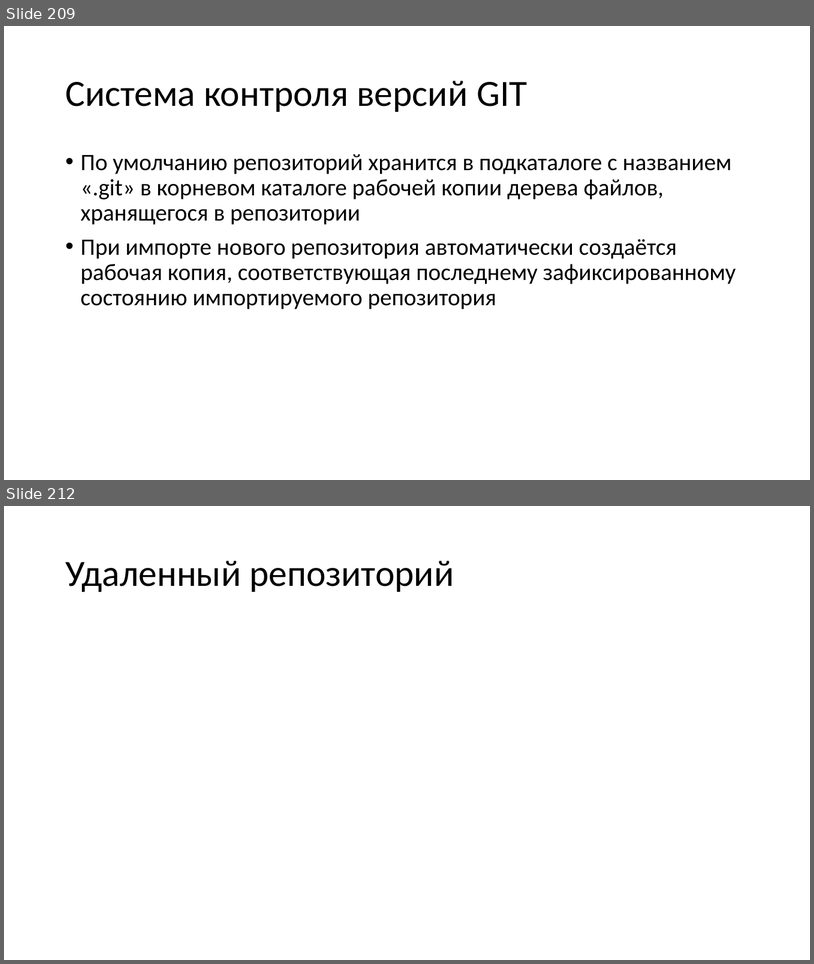
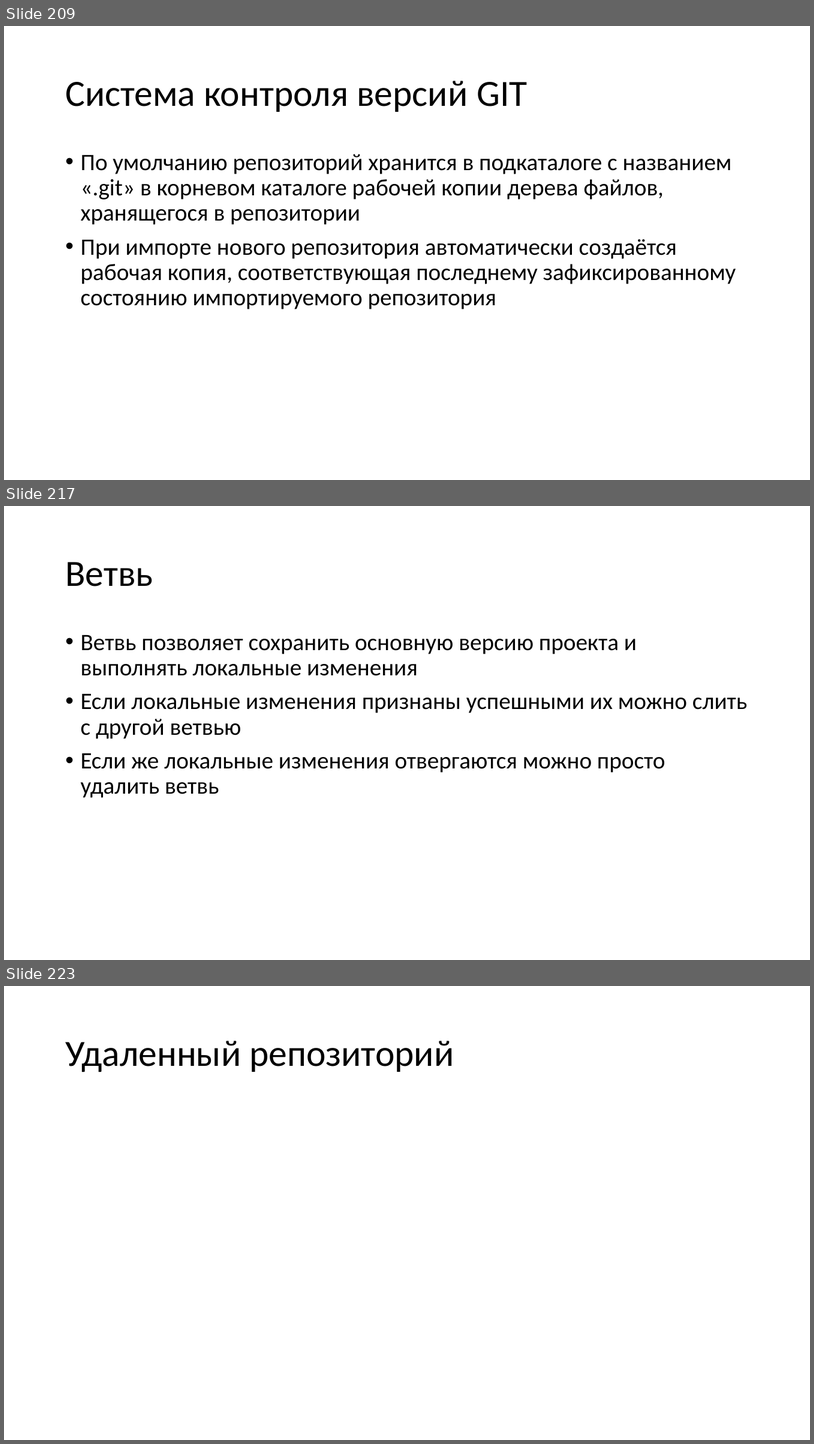
Before and after one commit to paveltsytovich/telegram-course, a slide deck: Presentation/Разработка ботов для телеграмм на Python.pptx. Shown one above the other, each under a label of ours: slides 209 and 212 before the commit, slides 209, 217 and 223 after it; the slides between them are not shown. The pictures are 814x964 and 814x1444 pixels, drawn with LibreOffice and Linux fonts; fonts in the diff are those of the drawing. Boxes give left, top, right and bottom in pixels: in the first picture for what was removed or moved away, otherwise in the second. Text is boxed around its words. In the diff, an @@ line names an element or a change of style, - is before the commit and + after.

```diff
--- a/Presentation/Разработка ботов для телеграмм на Python.pptx
+++ b/Presentation/Разработка ботов для телеграмм на Python.pptx
@@ slide 217 added at <box>4,506,810,960</box>, background #FFFFFF @@
@@ title added at <box>65,562,153,586</box>, 44 pt, text #000000 @@
+Ветвь
@@ text added at <box>81,635,747,798</box>, 28 pt, text #000000 @@
+• Ветвь позволяет сохранить основную версию проекта и выполнять локальные изменения
+• Если локальные изменения признаны успешными их можно слить с другой ветвью
+• Если же локальные изменения отвергаются можно просто удалить ветвь
@@ what was slide 212 is now slide 223 @@
```
Also in this commit, not shown: 2 slides changed, 10 other slides added.
